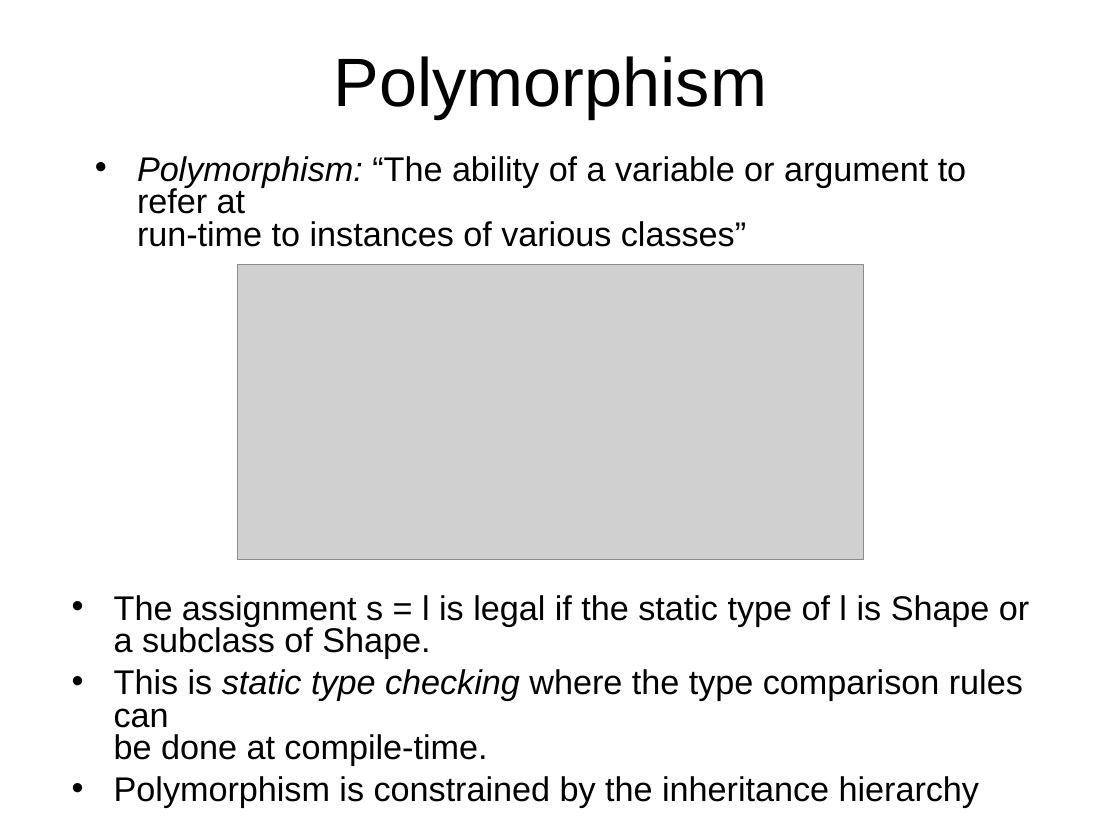
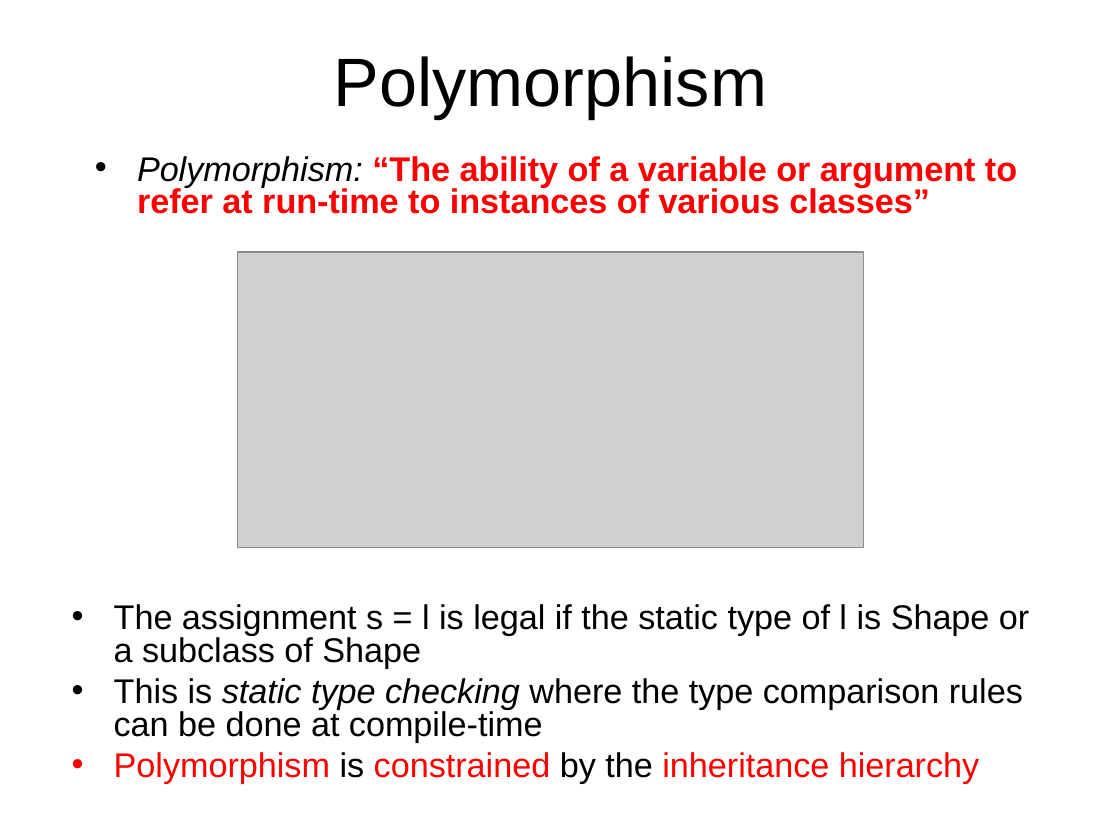
Before and after one commit to octaviordz/zjnu2017.github.io, a slide deck: slide 20 of OOP/lectures/050--Polymorphism.ppt (slide 10 before the commit). Drawn at 1120x840 pixels with LibreOffice and Linux fonts; fonts in the diff are those of the drawing; grey boxes stand for pictures. Boxes give left, top, right and bottom in pixels: in the first picture for what was removed or moved away, otherwise in the second. Text is boxed around its words. In the diff, an @@ line names an element or a change of style, - is before the commit and + after.

Commit message:
Polymorphism slides.

```diff
--- a/OOP/lectures/050--Polymorphism.ppt
+++ b/OOP/lectures/050--Polymorphism.ppt
@@ text "Polymorphism: “The ability of a ..." at <box>137,156,1017,214</box>: text colour #000000 to #FF0000, bold on in "“The ability of a variable or argument ..." @@
@@ picture: place and size @@
-picture at <box>237,264,864,560</box>
+picture at <box>237,252,864,548</box>
@@ text "The assignment s = l ...": place and size @@
-text "The assignment s = l ..." at <box>114,595,1029,807</box>
+text "The assignment s = l ..." at <box>114,604,1029,784</box>
@@ text at <box>114,604,1029,743</box>: text changed @@
-• The assignment s = l is legal if the static type of l is Shape or
-  a subclass of Shape.
-• This is static type checking where the type comparison rules can
-  be done at compile-time.
+• The assignment s = l is legal if the static type of l is Shape or
+  a subclass of Shape
+• This is static type checking where the type comparison rules can be done at compile-time
@@ text at <box>114,752,979,784</box>: text colour #000000 to #FF0000 in "Polymorphism constrained inheritance hierarchy"; bullet colour #000000 to #FF0000 @@
```
Also in this commit, not shown: 8 other slides changed, 20 slides added, 2 other files.
